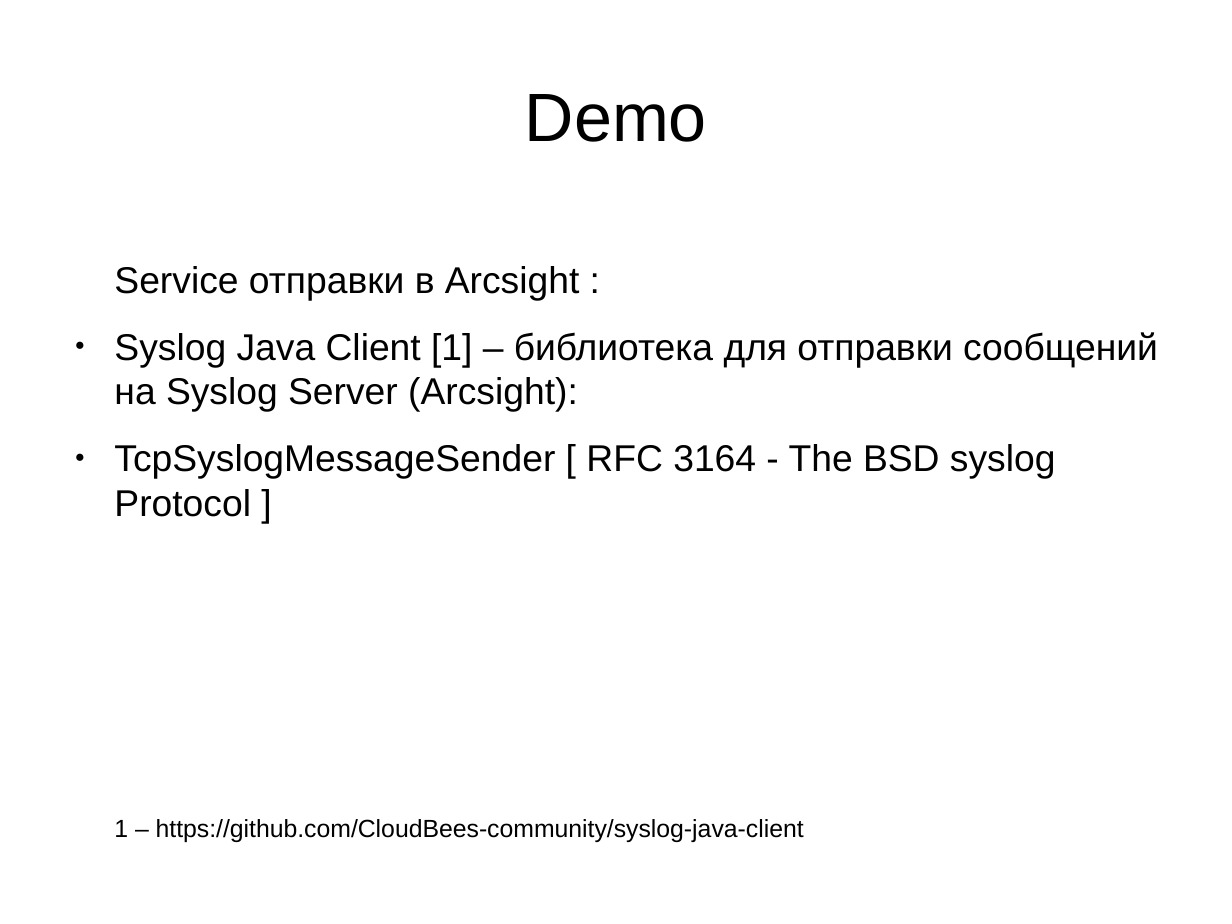
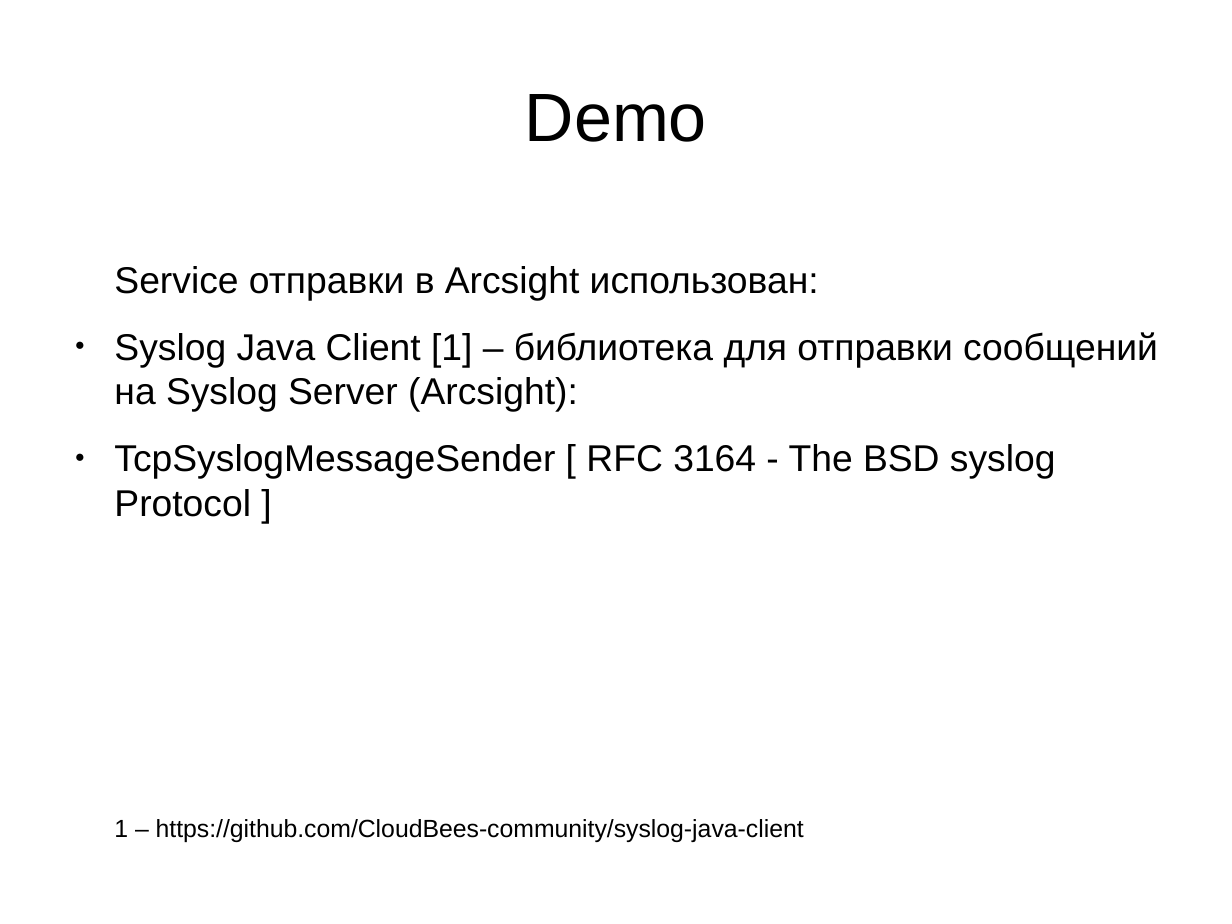
Before and after one commit to demonh1/wb, a slide deck: slide 16 of doc/iib_pr_for_eq.odp (slide 15 before the commit). Drawn at 1232x924 pixels with LibreOffice and Linux fonts; fonts in the diff are those of the drawing. Boxes give left, top, right and bottom in pixels: in the first picture for what was removed or moved away, otherwise in the second. Text is boxed around its words. In the diff, an @@ line names an element or a change of style, - is before the commit and + after.

```diff
--- a/doc/iib_pr_for_eq.odp
+++ b/doc/iib_pr_for_eq.odp
@@ text at (x1=114, y1=266, x2=819, y2=301): text changed @@
-Service отправки в Arcsight :
+Service отправки в Arcsight использован:
```
Also in this commit, not shown: 1 other slide changed, 1 slide added.
